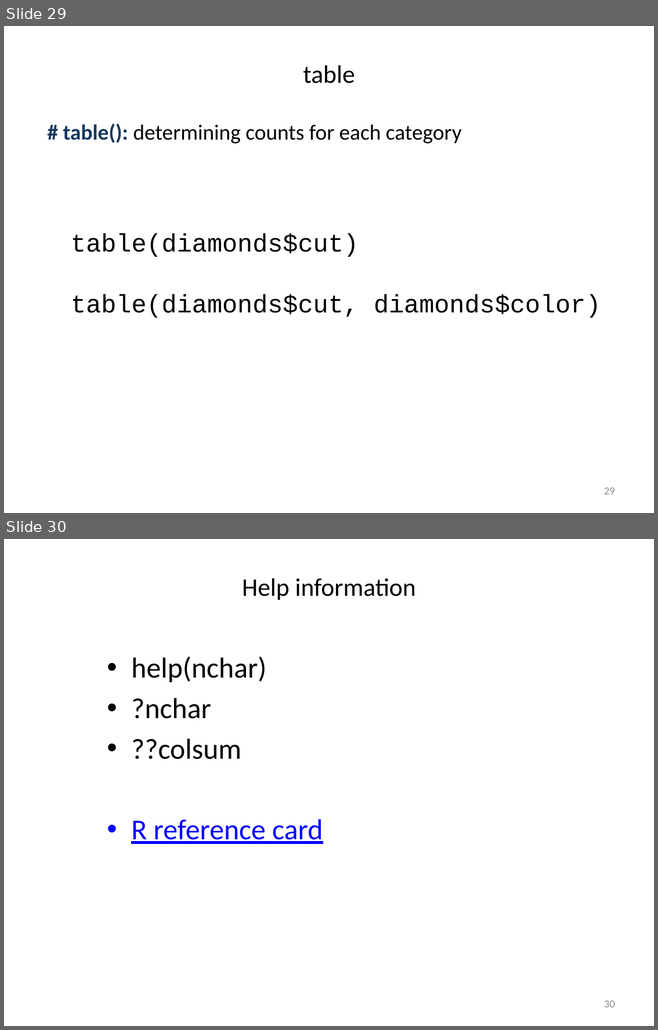
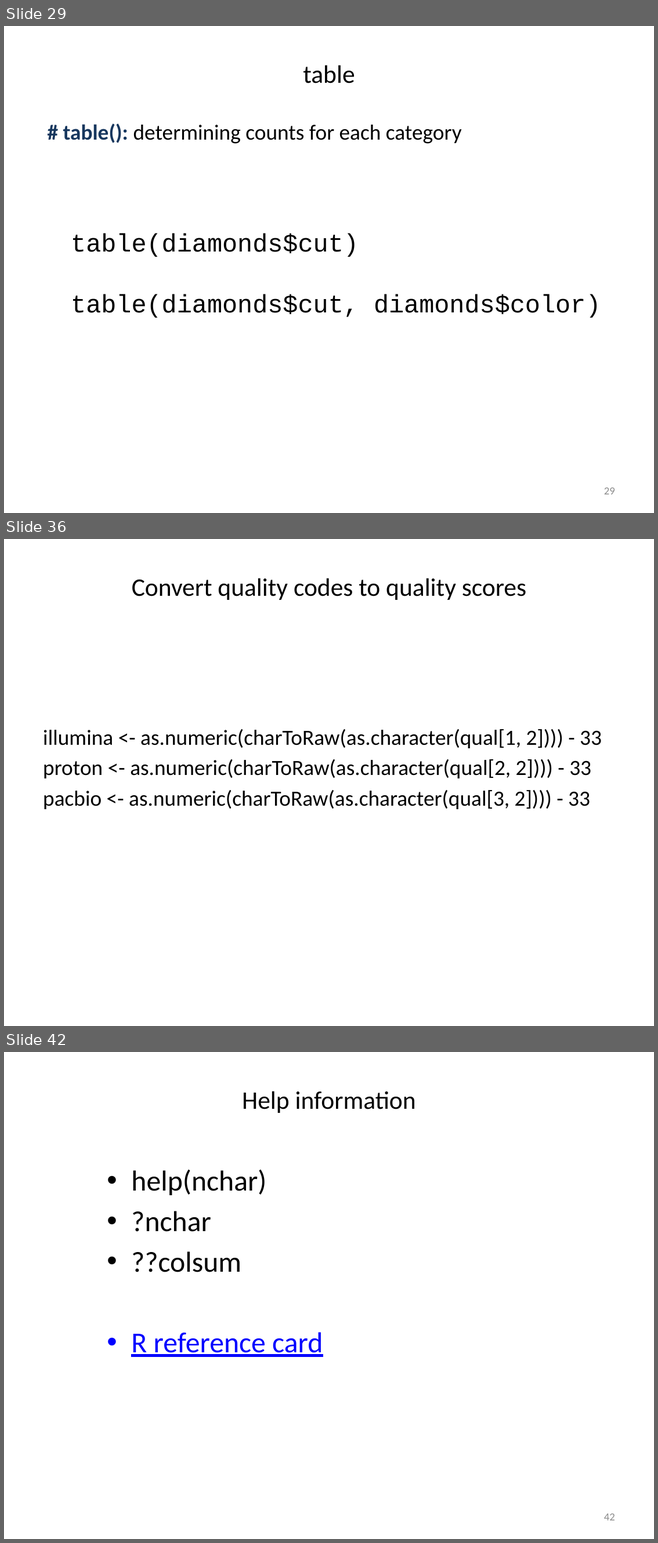
Before and after one commit to liu3zhenlab/teaching, a slide deck: PLPTH813Bioinformatis/2021/labs/lab03_R.pptx. Shown one above the other, each under a label of ours: slides 29 and 30 before the commit, slides 29, 36 and 42 after it; the slides between them are not shown. The pictures are 658x1030 and 658x1543 pixels, drawn with LibreOffice and Linux fonts; fonts in the diff are those of the drawing. Boxes give left, top, right and bottom in pixels: in the first picture for what was removed or moved away, otherwise in the second. Text is boxed around its words. In the diff, an @@ line names an element or a change of style, - is before the commit and + after.

```diff
--- a/PLPTH813Bioinformatis/2021/labs/lab03_R.pptx
+++ b/PLPTH813Bioinformatis/2021/labs/lab03_R.pptx
@@ slide 36 added at (4,539,654,1026), background #FFFFFF @@
@@ title added at (132,578,526,600), 28 pt, text #000000 @@
+Convert quality codes to quality scores
@@ text added at (43,729,601,809), 24 pt, text #000000 @@
+illumina <- as.numeric(charToRaw(as.character(qual[1, 2]))) - 33
+proton <- as.numeric(charToRaw(as.character(qual[2, 2]))) - 33
+pacbio <- as.numeric(charToRaw(as.character(qual[3, 2]))) - 33
@@ what was slide 30 is now slide 42 @@
@@ page number at (604,1514,615,1521): text changed @@
-30
+42
```
Also in this commit, not shown: 11 other slides added, 14 other files.
